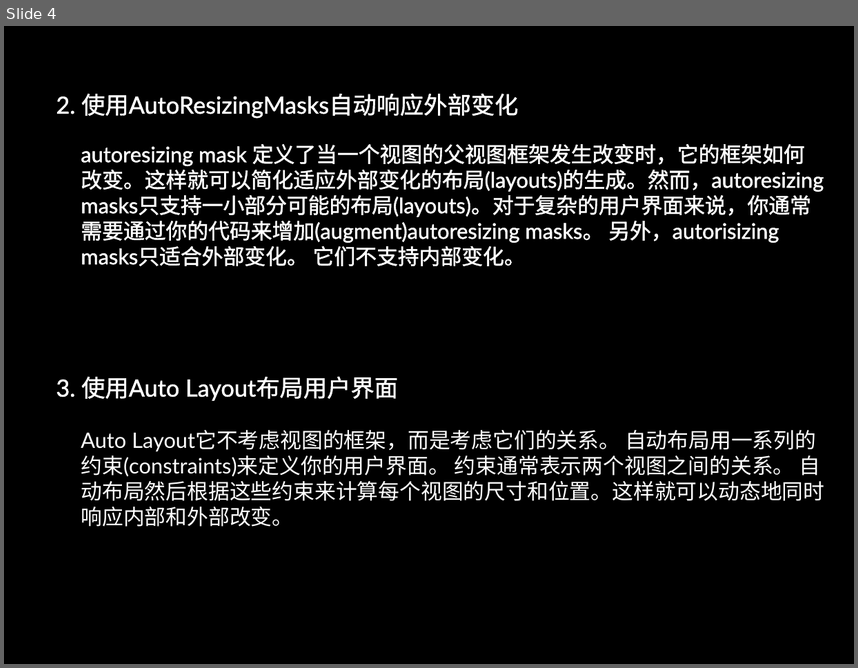
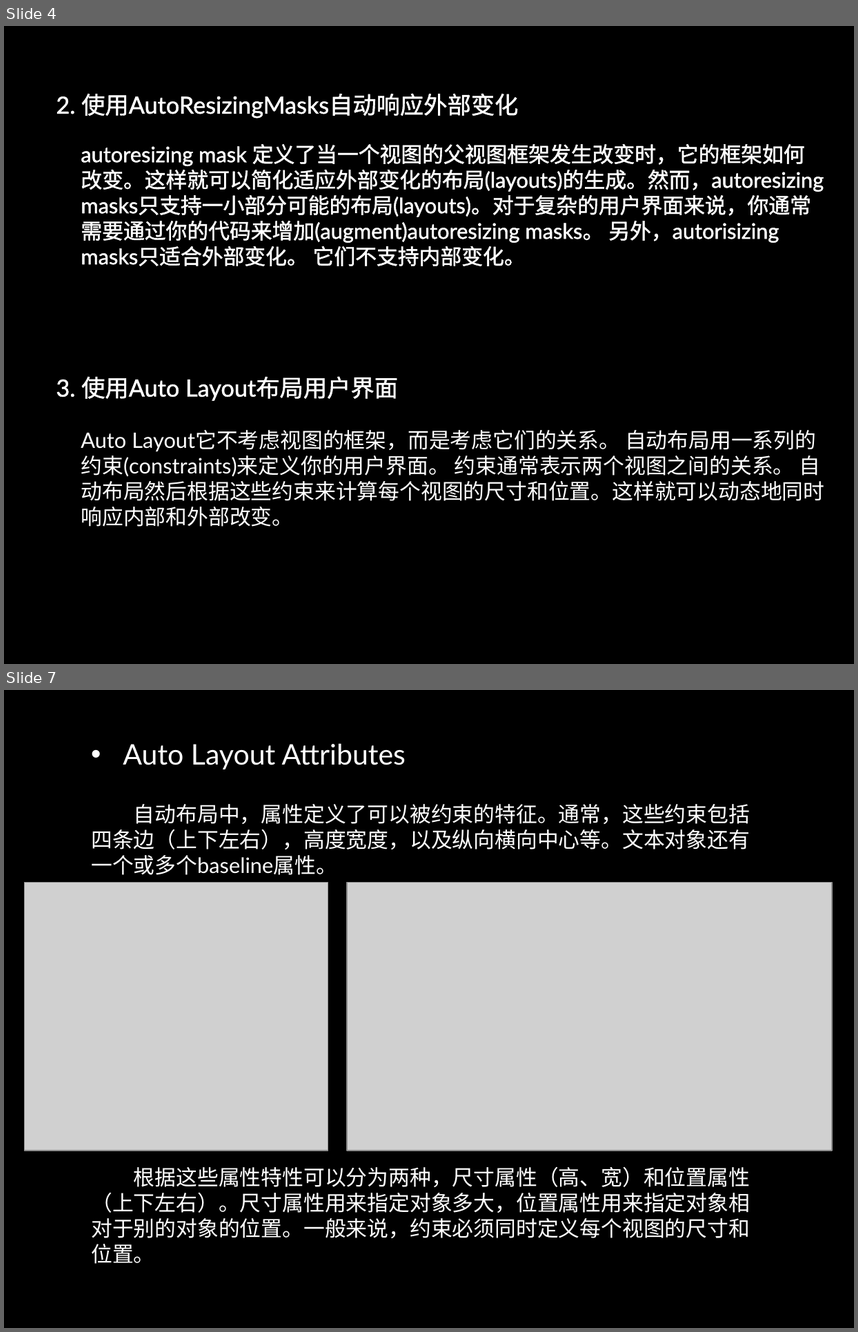
Before and after one commit to danalu/MyApp, a slide deck: Auto Layout.pptx. Shown one above the other, each under a label of ours: slide 4 before the commit, slides 4 and 7 after it; the slides between them are not shown. The pictures are 858x668 and 858x1332 pixels, drawn with LibreOffice and Linux fonts; fonts in the diff are those of the drawing; grey boxes stand for pictures; background and template pictures are left out. Boxes give left, top, right and bottom in pixels: in the first picture for what was removed or moved away, otherwise in the second. Text is boxed around its words. In the diff, an @@ line names an element or a change of style, - is before the commit and + after.

```diff
--- a/Auto Layout.pptx
+++ b/Auto Layout.pptx
@@ slide 7 added at (4, 690, 854, 1328), background picture (left out) @@
@@ text added at (123, 743, 406, 769), 24 pt, text #FFFFFF @@
+• Auto Layout Attributes
@@ text added at (91, 804, 750, 875), 18 pt, text #FFFFFF @@
+自动布局中，属性定义了可以被约束的特征。通常，这些约束包括四条边（上下左右），高度宽度，以及纵向横向中心等。文本对象还有一个或多个baseline属性。
@@ picture added at (25, 882, 328, 1150) @@
@@ picture added at (348, 882, 832, 1150) @@
@@ text added at (91, 1166, 750, 1263), 18 pt, text #FFFFFF @@
+根据这些属性特性可以分为两种，尺寸属性（高、宽）和位置属性（上下左右）。尺寸属性用来指定对象多大，位置属性用来指定对象相对于别的对象的位置。一般来说，约束必须同时定义每个视图的尺寸和位置。
```
Also in this commit, not shown: 2 slides changed, 3 other slides added, 4 slides removed.
